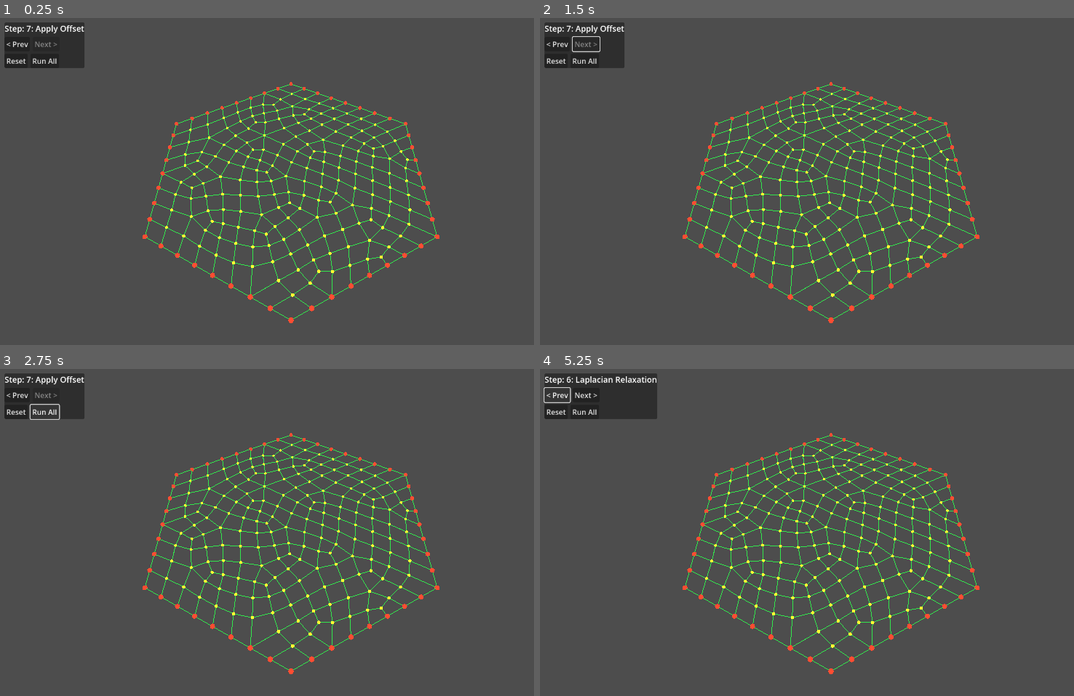
Above: before the commit, frames 1-4 (two rows, left to right).
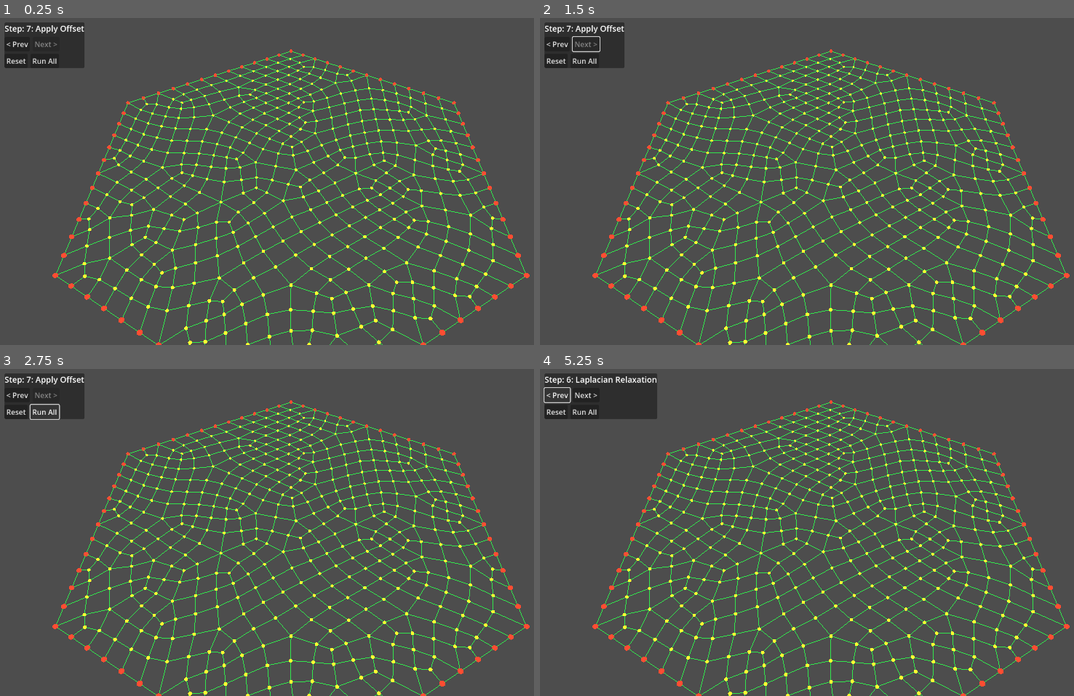
Above: after the commit, the same moments.

Repository: lucasbiancogs/map_generation
Game: Godot game, scene res://scenes/main.tscn
The game is run twice, just before and just after one commit, with the same random seed, the same clock (stepped at 60 frames per second) and the same inputs.
Inputs:
- Up to frame 1 (0.25 s): no input
- Up to frame 2 (1.5 s): click "< Prev" at 0.5 s; click "Next >" at 1.25 s
- Up to frame 3 (2.75 s): click "Run All" at 2 s
- Up to frame 4 (5.25 s): click "< Prev" at 2.75 s; click "Next >" at 3.5 s; click "Run All" at 4.25 s; click "< Prev" at 5 s

The runs differ from the first frame. In frame 1, 9.1% of the frame differs, in the area x 9-100%, y 9-100%; in frame 2, 9.1%; in frame 3, 9.1%; in frame 4, 9.1%.

Commit message:
Show connectivity lines in step debugger at Step 5
Pink lines drawn between connected points, slightly raised to avoid
z-fighting with the quad wireframe. Only visible on Step 5.

Diff:
--- a/scripts/organic_grid.gd
+++ b/scripts/organic_grid.gd
@@ -4,7 +4,7 @@
 ## Distance from center to hex vertex.
 @export_range(0.5, 20.0) var hex_size: float = 1.0
 ## Number of concentric rings per patch.
-@export_range(1, 10) var iterations_count: int = 4
+@export_range(1, 10) var iterations_count: int = 6
 ## Seed for random triangle merging.
 @export var randomization_seed: int = 0
 ## Relaxation iterations (Laplacian smoothing passes).
@@ -91,7 +91,12 @@
 		3:
 			_visualize_quads_and_tris()
 			_visualize_points(points, is_outer_edge)
-		4, 5, 6, 7:
+		4:
+			_visualize_subdivided()
+		5:
+			_visualize_subdivided()
+			_visualize_connectivity()
+		6, 7:
 			_visualize_subdivided()
 
 
@@ -542,6 +547,20 @@
 	_visualize_points(subdivided_points, subdivided_is_outer_edge)
 
 
+## Draws a line from each point to all its connected neighbors.
+func _visualize_connectivity() -> void:
+	var lines := PackedVector3Array()
+	for pt_idx in connectivity.keys():
+		var pos: Vector3 = subdivided_points[pt_idx]
+		var neighbors: Array[int] = connectivity[pt_idx]
+		for n in neighbors:
+			# Draw each connection as a line slightly raised to avoid z-fighting with the quad wireframe.
+			var n_pos: Vector3 = subdivided_points[n]
+			lines.append(pos + Vector3.UP * 0.01)
+			lines.append(n_pos + Vector3.UP * 0.01)
+	_add_line_mesh(lines, Color(1.0, 0.2, 0.6, 0.6))
+
+
 func _add_line_mesh(lines: PackedVector3Array, color: Color) -> void:
 	if lines.is_empty():
 		return
